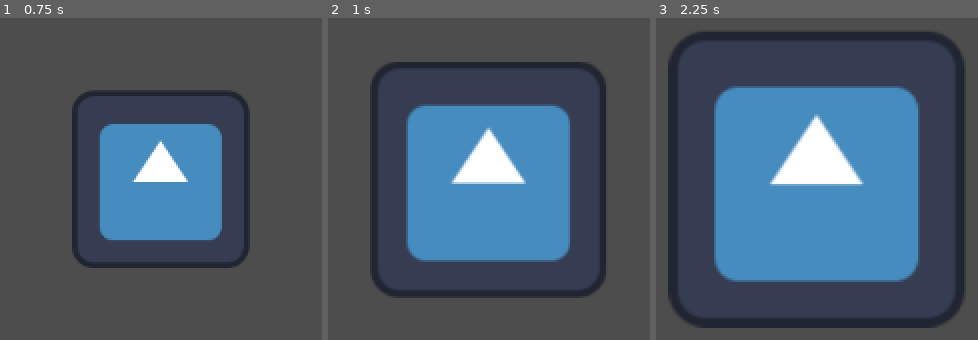
Above: before the commit, frames 1-3 (left to right).
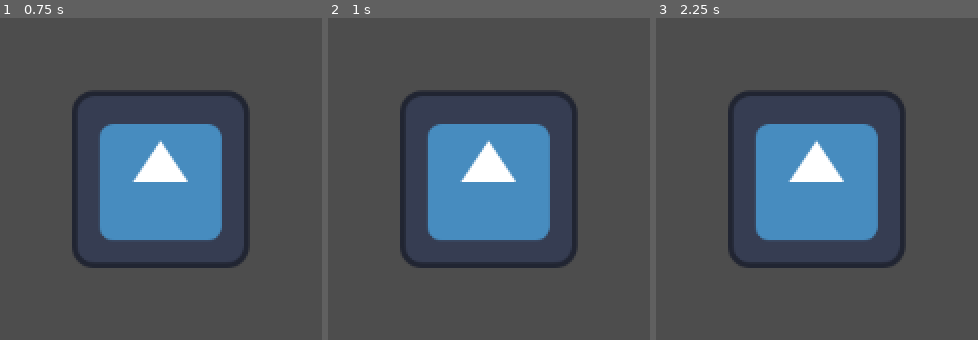
Above: after the commit, the same moments.

Repository: gmuGADIG/King-Fisher
Game: Godot game, scene res://world/rhythm_test/rhythm_test.tscn
Same seed, same stepped clock (60 frames per second), same inputs: the game is played once before the commit and once after it. This scene is started directly instead of the project's main scene. The engine's default icon, where the game draws it, is replaced by a stand-in: a white triangle on a blue panel in a dark square.
Inputs:
- Up to frame 1 (0.75 s): tap Enter at 0.5 s; hold D (move_right) from 0.53 s (still down); hold \ (print_players) from 0.53 s (still down)
- Up to frame 2 (1 s): keep holding D (move_right); keep holding \ (print_players)
- Up to frame 3 (2.25 s): release D (move_right) at 1.28 s; release \ (print_players) at 1.28 s; hold S (move_down) 1.28-2.03 s; tap \ (print_players) at 1.35 s; tap Space at 2 s; hold D (move_right) from 2.03 s (still down); hold \ (print_players) from 2.03 s (still down)

Frame 1 is identical in both runs. In frame 2, 23% of the frame differs, in the area x 13-87%, y 13-87%; in frame 3, 39%, in the area x 3-96%, y 4-97%.

Commit message:
Cleanup
- Rhythm engine now has most stuff in ms
- instead of using a timer, constantly runs to know how long before/after a note we currently are at.
- Added some conversion functions to make life easier
- BPM is gotten from the track now
- Added offset to account for hardware latency

Diff:
--- a/systems/rhythm/note.gd
+++ b/systems/rhythm/note.gd
@@ -1,6 +1,8 @@
 class_name Note extends Resource
 
+##When the player is supposed to press the input. 1 beat = 1 quarter note
 @export var beat_position: float
+##If selected, the player will need to hit the articulation button instead
 @export var is_articulated: bool
 
 func _init(_beat_position: float, _is_articulated: bool = false) -> void:
--- a/systems/rhythm/rhythm_engine.gd
+++ b/systems/rhythm/rhythm_engine.gd
@@ -1,29 +1,52 @@
 extends Node
 
-signal beat
+const SECONDS_TO_MS : float = 1000.0
+const MS_TO_SECONDS : float = 0.001
+const BPM_TO_BPS : float = 1.0/60.0
+const BPS_TO_BPM : float = 60.0
 
 @onready var timer : Timer = $Timer
 
-@export var beats_per_minute : int = 140
-@export var offset_ms : int = 0
-var current_time : float = 0
+#@export var beats_per_minute : int = 140
+#@export var offset_ms : int = 0
+## The track currently being played. Should be null if not playing any track.
+var current_track : Track
+## The time at which track playback started
+var start_time_ms : float
+## The amount of delay caused by software & hardware
+var audio_delay_ms : float
+## The current time into the song
+var current_time_ms : float = 0
+
 var current_beat : int = 0
 var beats_per_second : float
 
 # Called when the node enters the scene tree for the first time.
 func _ready() -> void:
-	beats_per_second = beats_per_minute / 60.0
-	get_tree().create_timer(offset_ms / 1000.0).timeout.connect(start_timer)
+	play(preload("res://systems/rhythm/tracks/track_common_1.tres"))
 
-func start_timer() -> void:
-	timer.start(1 / beats_per_second)
-	timer.timeout.connect(on_beat)
+## Starts
+func play(track : Track) -> void:
+	current_track = track
+	audio_delay_ms = 1000*(AudioServer.get_time_to_next_mix() + AudioServer.get_output_latency())
+	##TODO: Add manual offset based on the player's settings
+	current_time_ms = -audio_delay_ms
+	##TODO: Play backing track
+
+func stop() -> void:
+	current_track = null
 
 # Called every frame. 'delta' is the elapsed time since the previous frame.
 func _process(delta: float) -> void:
-	current_time += delta
+	if current_track != null:
+		current_time_ms += 1000*delta
 
-func on_beat():
-	print("Beat %d" % current_beat)
-	current_beat += 1
-	beat.emit()
+## Converts the number of beats into the song into the number of ms into the song
+func beat_to_ms(beat : float) -> float:
+	assert(current_track != null, "No track selected!")
+	return (beat * SECONDS_TO_MS * BPS_TO_BPM) / current_track.bpm
+
+## Converts the number of ms into the song into the number of beats into the song
+func ms_to_beat(ms : float) -> float:
+	assert(current_track != null, "No track selected!")
+	return ms * MS_TO_SECONDS * current_track.bpm * BPM_TO_BPS
--- a/systems/rhythm/rhythm_engine.tscn
+++ b/systems/rhythm/rhythm_engine.tscn
@@ -1,6 +1,6 @@
 [gd_scene format=3 uid="uid://cii25od3gem26"]
 
-[ext_resource type="Script" uid="uid://c18oid0wh34tc" path="res://systems/rhythm_engine.gd" id="1_2xtxi"]
+[ext_resource type="Script" uid="uid://c18oid0wh34tc" path="res://systems/rhythm/rhythm_engine.gd" id="1_2xtxi"]
 
 [node name="rhythm_engine" type="Node" unique_id=749923115]
 script = ExtResource("1_2xtxi")
--- a/systems/rhythm/track.gd
+++ /dev/null
@@ -1,5 +0,0 @@
-class_name Track extends Resource
-
-@export var notes: Array[Note]
-
-# eventually there will be something in here to import files or whatever
--- /dev/null
+++ b/systems/rhythm/tracks/track.gd
@@ -0,0 +1,11 @@
+class_name Track extends Resource
+
+@export var bpm : float = 100
+##How many ms the first beat is into the backing track's playback
+@export_range(0, 10000, 1, "suffix:ms") var song_start_time : float
+##The amount of time early/late the player can hit the button to be "on rhythm"
+@export_range(0, 500, 1, "suffix:ms") var hit_leniency : float = 50
+##The backing track audio stream (drag in an mp3, wav, ogg, etc.)
+@export var backing_track : AudioStream
+##The list of when the player needs to press inputs to the beat. 1 beat = 1 quarter note
+@export var notes: Array[Note]
--- /dev/null
+++ b/systems/rhythm/tracks/track_common_1.tres
@@ -0,0 +1,26 @@
+[gd_resource type="Resource" script_class="Track" format=3 uid="uid://dgk07hmulm4go"]
+
+[ext_resource type="Script" uid="uid://bc1rjslobm0p6" path="res://systems/rhythm/note.gd" id="1_saywd"]
+[ext_resource type="Script" uid="uid://duodpj15swkyd" path="res://systems/rhythm/tracks/track.gd" id="2_kas55"]
+
+[sub_resource type="Resource" id="Resource_saywd"]
+script = ExtResource("1_saywd")
+metadata/_custom_type_script = "uid://bc1rjslobm0p6"
+
+[sub_resource type="Resource" id="Resource_kas55"]
+script = ExtResource("1_saywd")
+metadata/_custom_type_script = "uid://bc1rjslobm0p6"
+
+[sub_resource type="Resource" id="Resource_qcnnd"]
+script = ExtResource("1_saywd")
+metadata/_custom_type_script = "uid://bc1rjslobm0p6"
+
+[sub_resource type="Resource" id="Resource_y535p"]
+script = ExtResource("1_saywd")
+metadata/_custom_type_script = "uid://bc1rjslobm0p6"
+
+[resource]
+script = ExtResource("2_kas55")
+bpm = 60.0
+notes = Array[ExtResource("1_saywd")]([SubResource("Resource_saywd"), SubResource("Resource_kas55"), SubResource("Resource_qcnnd"), SubResource("Resource_y535p")])
+metadata/_custom_type_script = "uid://duodpj15swkyd"
--- a/world/rhythm_test/track1_test.tres
+++ b/world/rhythm_test/track1_test.tres
@@ -1,6 +1,6 @@
 [gd_resource type="Resource" script_class="TrackTest" format=3 uid="uid://y4inlgyvwye"]
 
-[ext_resource type="Script" uid="uid://duodpj15swkyd" path="res://systems/rhythm/track.gd" id="1_6yxs5"]
+[ext_resource type="Script" uid="uid://duodpj15swkyd" path="res://systems/rhythm/tracks/track.gd" id="1_6yxs5"]
 [ext_resource type="Script" uid="uid://bc1rjslobm0p6" path="res://systems/rhythm/note.gd" id="1_n2fmx"]
 
 [sub_resource type="Resource" id="Resource_1imxu"]
Renamed: systems/rhythm/track.gd.uid -> systems/rhythm/tracks/track.gd.uid
